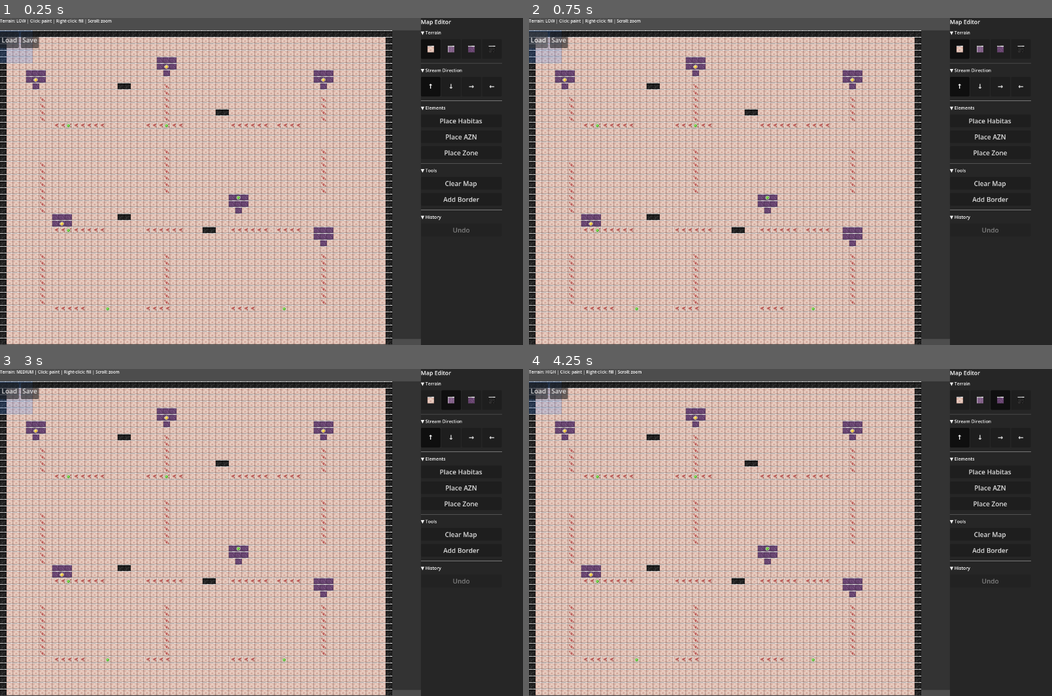
Above: before the commit, frames 1-4 (two rows, left to right).
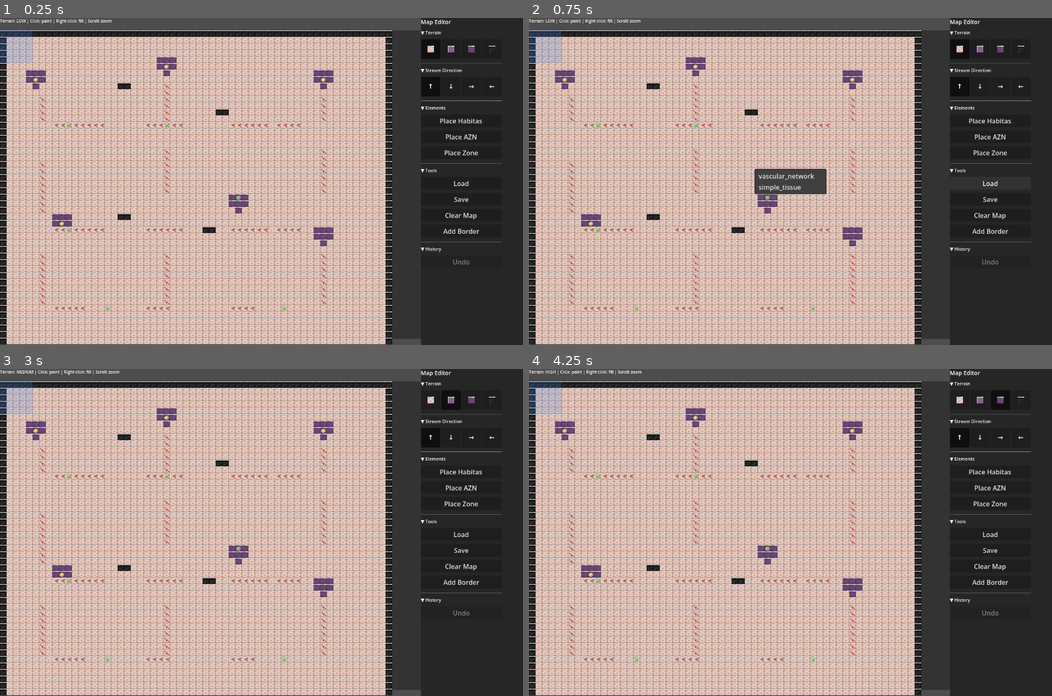
Above: after the commit, the same moments.

Repository: Habitas-Games/nano-bot
Game: Godot game, scene res://scenes/map_editor_scene.tscn
Two runs of this game, one before a commit and one after it. Both use one fixed random seed, a clock stepped at 60 frames per second and the inputs below. This scene is started directly instead of the project's main scene.
Inputs (mouse positions are in pixels of both pictures, inside the frame that each line leads up to):
- Up to frame 1 (0.25 s): no input
- Up to frame 2 (0.75 s): click "Load" at 0.5 s
- Up to frame 3 (3 s): click "Save" at 1.25 s; click (428, 401) at 2.02 s; click (449, 401) at 2.77 s
- Up to frame 4 (4.25 s): click (999, 401) at 3.52 s

The runs differ from the first frame. In frame 1, 0.7% of the frame differs, in the area x 0-96%, y 4-76%; in frame 2, 1.7%; in frame 3, 0.7%; in frame 4, 0.7%.

Commit message:
Move Load/Save to Tools section in right panel
- Removed Load/Save from toolbar
- Added Load/Save buttons to Tools section
- Now all tools are in right panel menu

Co-Authored-By: Claude Sonnet 4.6 <noreply@anthropic.com>

Diff:
--- a/src/ui/map_editor/map_editor.gd
+++ b/src/ui/map_editor/map_editor.gd
@@ -92,21 +92,7 @@
 	status_label.custom_minimum_size = Vector2(0, 30)
 	left.add_child(status_label)
 
-	# Toolbar
-	var toolbar = HBoxContainer.new()
-	toolbar.custom_minimum_size = Vector2(0, 40)
-	toolbar.add_theme_constant_override("separation", 5)
-	left.add_child(toolbar)
-
-	var load_btn = Button.new()
-	load_btn.text = "Load"
-	load_btn.pressed.connect(_show_load_dialog)
-	toolbar.add_child(load_btn)
-
-	var save_btn = Button.new()
-	save_btn.text = "Save"
-	save_btn.pressed.connect(_show_save_dialog)
-	toolbar.add_child(save_btn)
+	# Toolbar (empty for now - buttons moved to right panel)
 
 	# Canvas spacer
 	var spacer = Control.new()
@@ -254,6 +240,18 @@
 	tools_header.add_theme_font_size_override("font_size", 11)
 	panel.add_child(tools_header)
 
+	var load_btn = Button.new()
+	load_btn.text = "Load"
+	load_btn.custom_minimum_size = Vector2(0, 28)
+	load_btn.pressed.connect(_show_load_dialog)
+	panel.add_child(load_btn)
+
+	var save_btn = Button.new()
+	save_btn.text = "Save"
+	save_btn.custom_minimum_size = Vector2(0, 28)
+	save_btn.pressed.connect(_show_save_dialog)
+	panel.add_child(save_btn)
+
 	var clear_btn = Button.new()
 	clear_btn.text = "Clear Map"
 	clear_btn.custom_minimum_size = Vector2(0, 28)
